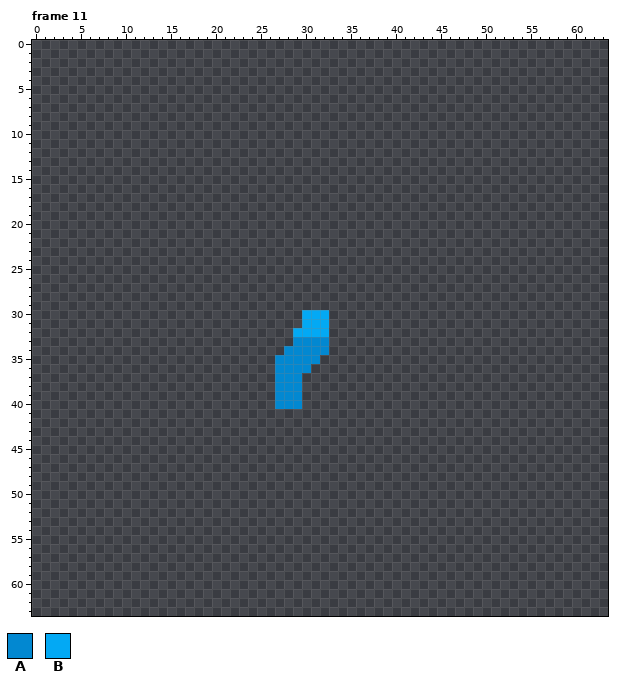
A animated GIF sprite gets an edit: Ressources/Characters/Base_Character/Walk/Base_Character_Walk_E.gif. That is the earlier state.
The file is 64x64 pixels, 16 frames. Shown: frame 11. The commit also changed other frames, which this record leaves out.
Palette (. is transparent): A #0288d1  B #03a9f4
Once edited:
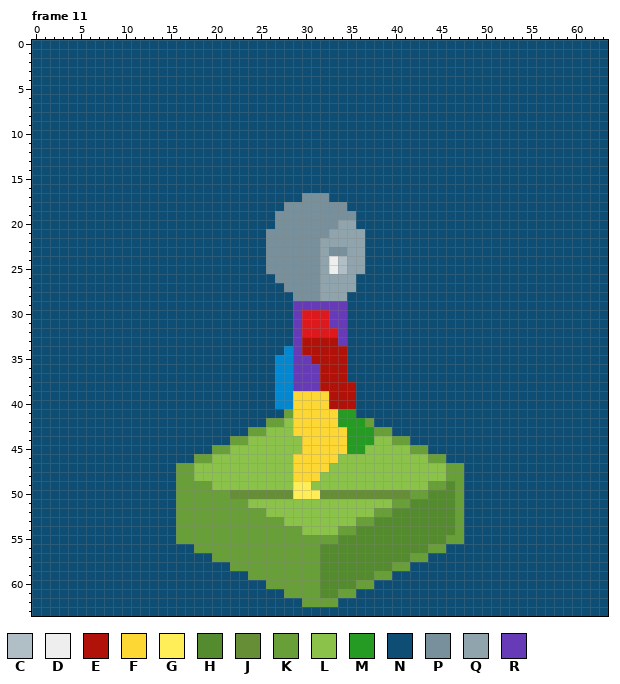
Colours new in this view: C #b0bec5  D #eeeeee  E #b0120a  F #fdd835  G #ffee58  H #558b2f  J #658e36  K #689f38  L #8bc34a  M #259b24  N #0e4e75  P #78909c  Q #90a4ae  R #673ab7
Author's note on the commit: Changement des gifs
The exact change:
colour B: #03a9f4 -> #dd191d
Changed rows in their new state; - is a pixel that keeps its letter.
Frame 11:
first column x 0:
 0 NNNNNNNNNNNNNNNNNNNNNNNNNNNNNNNNNNNNNNNNNNNNNNNNNNNNNNNNNNNNNNNN
 1 NNNNNNNNNNNNNNNNNNNNNNNNNNNNNNNNNNNNNNNNNNNNNNNNNNNNNNNNNNNNNNNN
 2 NNNNNNNNNNNNNNNNNNNNNNNNNNNNNNNNNNNNNNNNNNNNNNNNNNNNNNNNNNNNNNNN
 3 NNNNNNNNNNNNNNNNNNNNNNNNNNNNNNNNNNNNNNNNNNNNNNNNNNNNNNNNNNNNNNNN
 4 NNNNNNNNNNNNNNNNNNNNNNNNNNNNNNNNNNNNNNNNNNNNNNNNNNNNNNNNNNNNNNNN
 5 NNNNNNNNNNNNNNNNNNNNNNNNNNNNNNNNNNNNNNNNNNNNNNNNNNNNNNNNNNNNNNNN
 6 NNNNNNNNNNNNNNNNNNNNNNNNNNNNNNNNNNNNNNNNNNNNNNNNNNNNNNNNNNNNNNNN
 7 NNNNNNNNNNNNNNNNNNNNNNNNNNNNNNNNNNNNNNNNNNNNNNNNNNNNNNNNNNNNNNNN
 8 NNNNNNNNNNNNNNNNNNNNNNNNNNNNNNNNNNNNNNNNNNNNNNNNNNNNNNNNNNNNNNNN
 9 NNNNNNNNNNNNNNNNNNNNNNNNNNNNNNNNNNNNNNNNNNNNNNNNNNNNNNNNNNNNNNNN
10 NNNNNNNNNNNNNNNNNNNNNNNNNNNNNNNNNNNNNNNNNNNNNNNNNNNNNNNNNNNNNNNN
11 NNNNNNNNNNNNNNNNNNNNNNNNNNNNNNNNNNNNNNNNNNNNNNNNNNNNNNNNNNNNNNNN
12 NNNNNNNNNNNNNNNNNNNNNNNNNNNNNNNNNNNNNNNNNNNNNNNNNNNNNNNNNNNNNNNN
13 NNNNNNNNNNNNNNNNNNNNNNNNNNNNNNNNNNNNNNNNNNNNNNNNNNNNNNNNNNNNNNNN
14 NNNNNNNNNNNNNNNNNNNNNNNNNNNNNNNNNNNNNNNNNNNNNNNNNNNNNNNNNNNNNNNN
15 NNNNNNNNNNNNNNNNNNNNNNNNNNNNNNNNNNNNNNNNNNNNNNNNNNNNNNNNNNNNNNNN
16 NNNNNNNNNNNNNNNNNNNNNNNNNNNNNNNNNNNNNNNNNNNNNNNNNNNNNNNNNNNNNNNN
17 NNNNNNNNNNNNNNNNNNNNNNNNNNNNNNPPPNNNNNNNNNNNNNNNNNNNNNNNNNNNNNNN
18 NNNNNNNNNNNNNNNNNNNNNNNNNNNNPPPPPPPNNNNNNNNNNNNNNNNNNNNNNNNNNNNN
19 NNNNNNNNNNNNNNNNNNNNNNNNNNNPPPPPPPPPNNNNNNNNNNNNNNNNNNNNNNNNNNNN
20 NNNNNNNNNNNNNNNNNNNNNNNNNNNPPPPPPPQQNNNNNNNNNNNNNNNNNNNNNNNNNNNN
21 NNNNNNNNNNNNNNNNNNNNNNNNNNPPPPPPPQQQQNNNNNNNNNNNNNNNNNNNNNNNNNNN
22 NNNNNNNNNNNNNNNNNNNNNNNNNNPPPPPPQQQQQNNNNNNNNNNNNNNNNNNNNNNNNNNN
23 NNNNNNNNNNNNNNNNNNNNNNNNNNPPPPPPQPPQQNNNNNNNNNNNNNNNNNNNNNNNNNNN
24 NNNNNNNNNNNNNNNNNNNNNNNNNNPPPPPPQDCQQNNNNNNNNNNNNNNNNNNNNNNNNNNN
25 NNNNNNNNNNNNNNNNNNNNNNNNNNPPPPPPQDCQQNNNNNNNNNNNNNNNNNNNNNNNNNNN
26 NNNNNNNNNNNNNNNNNNNNNNNNNNNPPPPPQQQQNNNNNNNNNNNNNNNNNNNNNNNNNNNN
27 NNNNNNNNNNNNNNNNNNNNNNNNNNNNPPPPQQQQNNNNNNNNNNNNNNNNNNNNNNNNNNNN
28 NNNNNNNNNNNNNNNNNNNNNNNNNNNNNPPPQQQNNNNNNNNNNNNNNNNNNNNNNNNNNNNN
29 NNNNNNNNNNNNNNNNNNNNNNNNNNNNNRRRRRRNNNNNNNNNNNNNNNNNNNNNNNNNNNNN
30 NNNNNNNNNNNNNNNNNNNNNNNNNNNNNR---RRNNNNNNNNNNNNNNNNNNNNNNNNNNNNN
31 NNNNNNNNNNNNNNNNNNNNNNNNNNNNNR---RRNNNNNNNNNNNNNNNNNNNNNNNNNNNNN
32 NNNNNNNNNNNNNNNNNNNNNNNNNNNNNR---BRNNNNNNNNNNNNNNNNNNNNNNNNNNNNN
33 NNNNNNNNNNNNNNNNNNNNNNNNNNNNNREEEERNNNNNNNNNNNNNNNNNNNNNNNNNNNNN
34 NNNNNNNNNNNNNNNNNNNNNNNNNNNN-REEEEENNNNNNNNNNNNNNNNNNNNNNNNNNNNN
35 NNNNNNNNNNNNNNNNNNNNNNNNNNN--RREEEENNNNNNNNNNNNNNNNNNNNNNNNNNNNN
36 NNNNNNNNNNNNNNNNNNNNNNNNNNN--RRREEENNNNNNNNNNNNNNNNNNNNNNNNNNNNN
37 NNNNNNNNNNNNNNNNNNNNNNNNNNN--RRREEENNNNNNNNNNNNNNNNNNNNNNNNNNNNN
38 NNNNNNNNNNNNNNNNNNNNNNNNNNN--RRREEEENNNNNNNNNNNNNNNNNNNNNNNNNNNN
39 NNNNNNNNNNNNNNNNNNNNNNNNNNN--FFFFEEENNNNNNNNNNNNNNNNNNNNNNNNNNNN
40 NNNNNNNNNNNNNNNNNNNNNNNNNNN--FFFFEEENNNNNNNNNNNNNNNNNNNNNNNNNNNN
41 NNNNNNNNNNNNNNNNNNNNNNNNNNNNKFFFFFMMNNNNNNNNNNNNNNNNNNNNNNNNNNNN
42 NNNNNNNNNNNNNNNNNNNNNNNNNNKKLFFFFFMMMKNNNNNNNNNNNNNNNNNNNNNNNNNN
43 NNNNNNNNNNNNNNNNNNNNNNNNKKLLLFFFFFFMMMKKNNNNNNNNNNNNNNNNNNNNNNNN
44 NNNNNNNNNNNNNNNNNNNNNNKKLLLLLLFFFFFMMMLLKKNNNNNNNNNNNNNNNNNNNNNN
45 NNNNNNNNNNNNNNNNNNNNKKLLLLLLLLFFFFFMMLLLLLKKNNNNNNNNNNNNNNNNNNNN
46 NNNNNNNNNNNNNNNNNNKKLLLLLLLLLFFFFFLLLLLLLLLLKKNNNNNNNNNNNNNNNNNN
47 NNNNNNNNNNNNNNNNKKLLLLLLLLLLLFFFFLLLLLLLLLLLLLKKNNNNNNNNNNNNNNNN
48 NNNNNNNNNNNNNNNNKKLLLLLLLLLLLFFFLLLLLLLLLLLLLLKKNNNNNNNNNNNNNNNN
49 NNNNNNNNNNNNNNNNKKKKLLLLLLLLLGGLLLLLLLLLLLLLKKHKNNNNNNNNNNNNNNNN
50 NNNNNNNNNNNNNNNNKKKKKKJJJJJJJGGGJJJJJJJJJJKKHHHKNNNNNNNNNNNNNNNN
51 NNNNNNNNNNNNNNNNKKKKKKKKLLLLLLLLLLLLLLLLKKHHHHHKNNNNNNNNNNNNNNNN
52 NNNNNNNNNNNNNNNNKKKKKKKKKKLLLLLLLLLLLLKKHHHHHHHKNNNNNNNNNNNNNNNN
53 NNNNNNNNNNNNNNNNKKKKKKKKKKKKLLLLLLLLKKHHHHHHHHHKNNNNNNNNNNNNNNNN
54 NNNNNNNNNNNNNNNNKKKKKKKKKKKKKKLLLLKKHHHHHHHHHHHKNNNNNNNNNNNNNNNN
55 NNNNNNNNNNNNNNNNKKKKKKKKKKKKKKKKKKHHHHHHHHHHHHKKNNNNNNNNNNNNNNNN
56 NNNNNNNNNNNNNNNNNNKKKKKKKKKKKKKKHHHHHHHHHHHHKKNNNNNNNNNNNNNNNNNN
57 NNNNNNNNNNNNNNNNNNNNKKKKKKKKKKKKHHHHHHHHHHKKNNNNNNNNNNNNNNNNNNNN
58 NNNNNNNNNNNNNNNNNNNNNNKKKKKKKKKKHHHHHHHHKKNNNNNNNNNNNNNNNNNNNNNN
59 NNNNNNNNNNNNNNNNNNNNNNNNKKKKKKKKHHHHHHKKNNNNNNNNNNNNNNNNNNNNNNNN
60 NNNNNNNNNNNNNNNNNNNNNNNNNNKKKKKKHHHHKKNNNNNNNNNNNNNNNNNNNNNNNNNN
61 NNNNNNNNNNNNNNNNNNNNNNNNNNNNKKKKHHKKNNNNNNNNNNNNNNNNNNNNNNNNNNNN
62 NNNNNNNNNNNNNNNNNNNNNNNNNNNNNNKKKKNNNNNNNNNNNNNNNNNNNNNNNNNNNNNN
63 NNNNNNNNNNNNNNNNNNNNNNNNNNNNNNNNNNNNNNNNNNNNNNNNNNNNNNNNNNNNNNNN
Changed places in both pictures, as pixel boxes (x1, y1, x2, y2):
changed: (32, 40, 608, 616)
